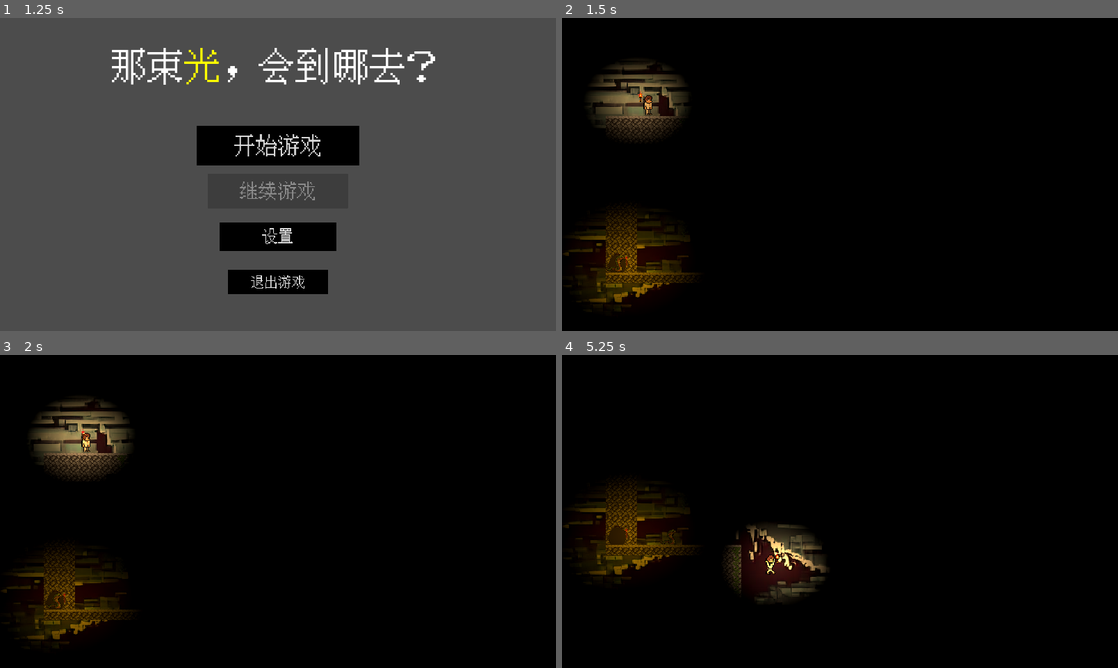
Above: before the commit, frames 1-4 (two rows, left to right).
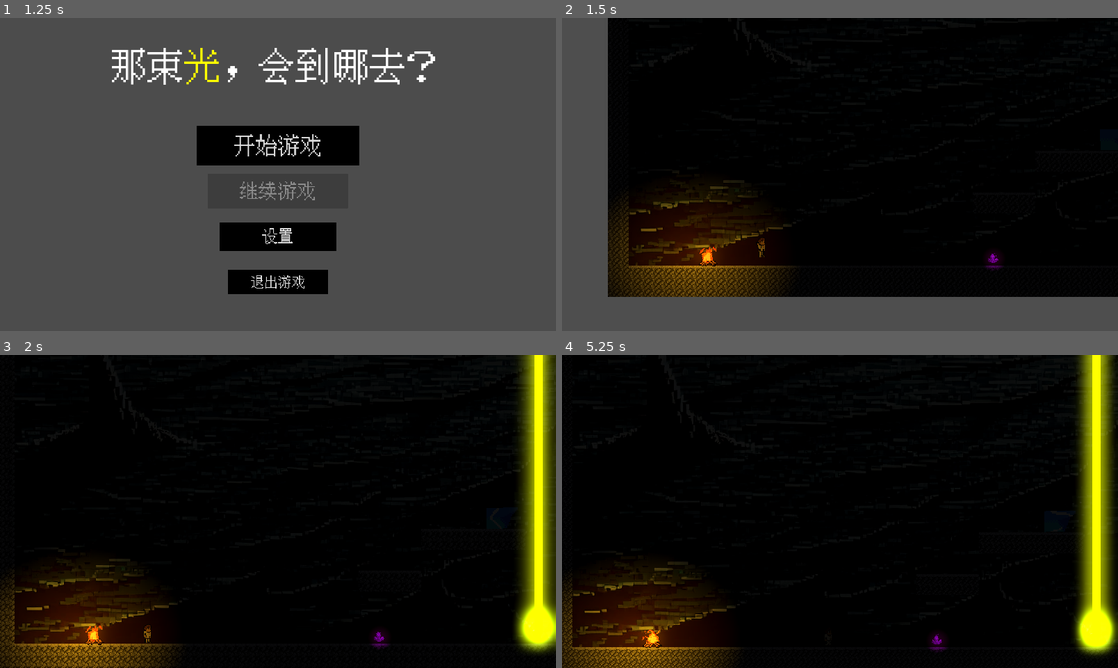
Above: after the commit, the same moments.

Repository: jingxin-anze/light-jump
Game: Godot game, scene res://Scenes/Ui/start_ui.tscn
Two runs of this game, one before a commit and one after it. Both use one fixed random seed, a clock stepped at 60 frames per second and the inputs below. Sound files missing from this copy of the repository are replaced by a short silence.
Inputs (mouse positions are in pixels of both pictures, inside the frame that each line leads up to):
- Up to frame 1 (1.25 s): click "开始游戏" at 0.5 s
- Up to frame 2 (1.5 s): click "开始游戏" at 1.25 s
- Up to frame 3 (2 s): no input
- Up to frame 4 (5.25 s): move the mouse to (962, 495) at 2.02 s; hold D (move_right) 2.03-3.53 s; tap J (attack) at 2.1, 4.35 s; click (962, 495) at 2.17 s; tap K (jump) at 2.27, 3.02, 4.52 s; move the mouse to (728, 527) at 2.77 s; tap Space (attack2) at 2.85, 5.1 s; move the mouse to (895, 442) at 3.52 s; hold A (move_left) 3.53-4.28 s; click (895, 442) at 3.6 s; move the mouse to (812, 574) at 4.27 s; hold D (move_right) from 4.28 s (still down); click (812, 574) at 4.42 s; move the mouse to (1006, 558) at 5.02 s

Frame 1 is identical in both runs. In frame 2, 27% of the frame differs, in the area x 0-100%, y 0-100%; in frame 3, 15%; in frame 4, 19%.

Commit message:
门加光

Diff:
--- a/Scenes/Level1/level_1.tscn
+++ b/Scenes/Level1/level_1.tscn
@@ -292,6 +292,16 @@
 [sub_resource type="RectangleShape2D" id="RectangleShape2D_wjrsg"]
 size = Vector2(20, 70)
 
+[sub_resource type="Gradient" id="Gradient_ouxuf"]
+offsets = PackedFloat32Array(0, 0.780303, 1)
+colors = PackedColorArray(1, 1, 1, 1, 0.255659, 0.255659, 0.255659, 1, 0, 0, 0, 1)
+
+[sub_resource type="GradientTexture2D" id="GradientTexture2D_xqw7n"]
+gradient = SubResource("Gradient_ouxuf")
+fill = 1
+fill_from = Vector2(0.478632, 0.452991)
+fill_to = Vector2(0.871795, 0.209402)
+
 [sub_resource type="RectangleShape2D" id="RectangleShape2D_x1eod"]
 size = Vector2(49, 285)
 
@@ -356,7 +366,7 @@
 
 [node name="Player" parent="." instance=ExtResource("2_bnyn2")]
 visibility_layer = 2
-position = Vector2(2566, 698)
+position = Vector2(356, 942)
 scale = Vector2(2, 2)
 SPEED = 170.0
 jump_height = 120.0
@@ -453,6 +463,12 @@
 position = Vector2(-1.33333, 0)
 shape = SubResource("RectangleShape2D_wjrsg")
 
+[node name="PointLight2D" type="PointLight2D" parent="Props/Door"]
+scale = Vector2(2, 2)
+color = Color(0.53459, 0.653633, 0.628639, 1)
+energy = 1.2
+texture = SubResource("GradientTexture2D_xqw7n")
+
 [node name="Mirror" parent="Props" instance=ExtResource("17_4iy42")]
 position = Vector2(1170, 706)
 
--- a/Scenes/Level2/level_2.tscn
+++ b/Scenes/Level2/level_2.tscn
@@ -33,7 +33,8 @@
 [sub_resource type="ShaderMaterial" id="ShaderMaterial_w8ksq"]
 shader = ExtResource("14_fpoky")
 shader_parameter/outline_width = 1.07
-shader_parameter/outline_color = Color(16.129, 0.108, 0.108, 1)
+shader_parameter/outline_color = Color(32.258, 0, 0, 1)
+shader_parameter/is_black = true
 
 [sub_resource type="RectangleShape2D" id="RectangleShape2D_milht"]
 size = Vector2(125, 220)
@@ -53,6 +54,7 @@
 script = ExtResource("2_0d0jv")
 
 [node name="CanvasModulate" type="CanvasModulate" parent="." index="0"]
+visible = false
 color = Color(0.0177324, 0.0177324, 0.0177324, 1)
 
 [node name="Bg" parent="." index="1"]
--- a/Scenes/Level2/shader/level_2.gdshader
+++ b/Scenes/Level2/shader/level_2.gdshader
@@ -2,6 +2,7 @@
 
 uniform float outline_width = 1.0;
 uniform vec4 outline_color: source_color = vec4(0,0,0,1);
+uniform bool is_black=true;
 
 void fragment() {
 	vec2 uv = UV;
--- a/Scenes/Module/LightBackground/LightBackground.tscn
+++ b/Scenes/Module/LightBackground/LightBackground.tscn
@@ -54,7 +54,7 @@
 gradient = SubResource("Gradient_oub7q")
 fill = 1
 fill_from = Vector2(0.477064, 0.426605)
-fill_to = Vector2(0.830275, 0.100917)
+fill_to = Vector2(0.852564, 0.119658)
 
 [sub_resource type="OccluderPolygon2D" id="OccluderPolygon2D_dgq1i"]
 cull_mode = 2
Not shown: 1 places in Scenes/Level1/level_1.tscn that only renumber resources
Not shown, changed: export_presets.cfg
